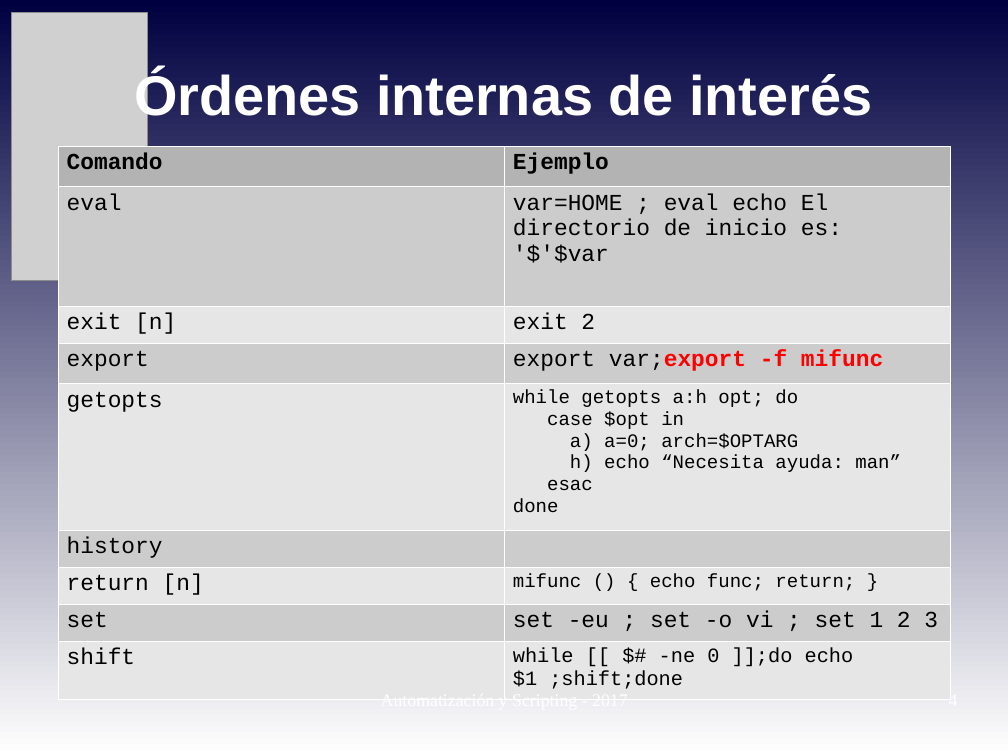
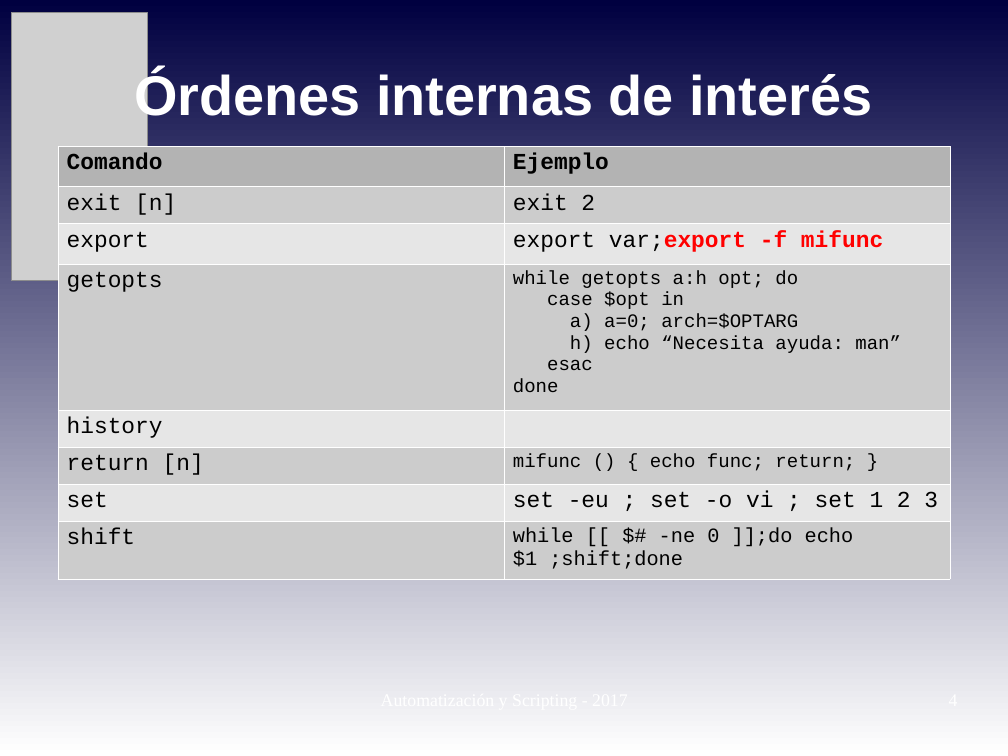
Before and after one commit to niniadcobre/-AutoyScripting, a slide deck: slide 4 of clases/AYS_clase06.odp. Drawn at 1008x756 pixels with LibreOffice and Linux fonts; fonts in the diff are those of the drawing; grey boxes stand for pictures. Boxes give left, top, right and bottom in pixels: in the first picture for what was removed or moved away, otherwise in the second. Text is boxed around its words. In the diff, an @@ line names an element or a change of style, - is before the commit and + after.

Commit message:
script de órdenes internas

```diff
--- a/clases/AYS_clase06.odp
+++ b/clases/AYS_clase06.odp
@@ table at (x1=58, y1=146, x2=950, y2=580) @@
-row 2: eval | var=HOME ; eval echo El directorio de inicio es: '$'$var
```
Also in this commit, not shown: 3 other slides changed, 1 slide added, 2 other files.
